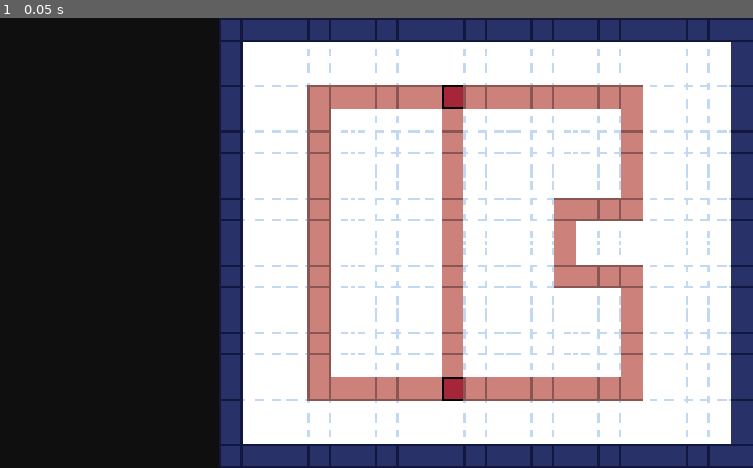
Above: before the commit, frame 1.
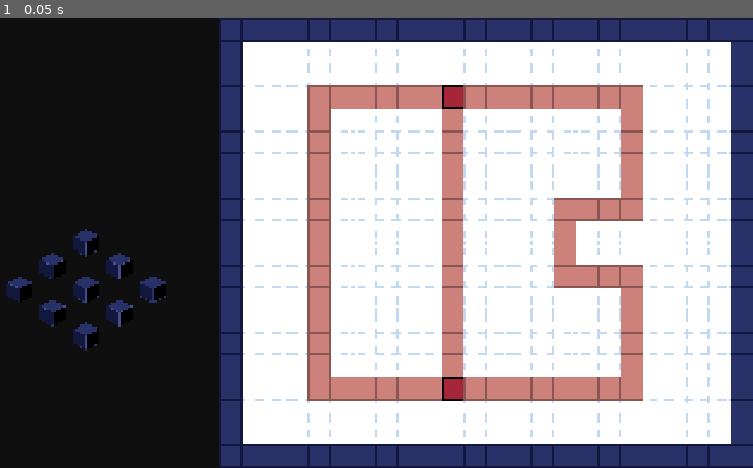
Above: after the commit, the same moment.

Repository: ClemiDouce/halloween-game-jam-2026
Game: Godot game, scene res://scenes/world.tscn
The game is run twice, just before and just after one commit, with the same random seed, the same clock (stepped at 60 frames per second) and the same inputs.
Inputs:
- Up to frame 1 (0.05 s): no input

The runs differ from the first frame. In frame 1, 1.0% of the frame differs, in the area x 0-23%, y 46-74%.
Error before the commit: Parse Error: Too few arguments for "_get_world_from_grid()" call. Expected at least 3 but received 2. (res://scripts/base_building/base_visualizer.gd:32)

Commit message:
Basic Selection

Diff:
--- a/project.godot
+++ b/project.godot
@@ -21,6 +21,24 @@
 window/size/viewport_height=1080
 window/stretch/mode="canvas_items"
 
+[input]
+
+select_slot_1={
+"deadzone": 0.2,
+"events": [Object(InputEventKey,"resource_local_to_scene":false,"resource_name":"","device":-1,"window_id":0,"alt_pressed":false,"shift_pressed":false,"ctrl_pressed":false,"meta_pressed":false,"pressed":false,"keycode":0,"physical_keycode":49,"key_label":0,"unicode":49,"location":0,"echo":false,"script":null)
+]
+}
+select_slot_2={
+"deadzone": 0.2,
+"events": [Object(InputEventKey,"resource_local_to_scene":false,"resource_name":"","device":-1,"window_id":0,"alt_pressed":false,"shift_pressed":false,"ctrl_pressed":false,"meta_pressed":false,"pressed":false,"keycode":0,"physical_keycode":50,"key_label":0,"unicode":50,"location":0,"echo":false,"script":null)
+]
+}
+select_slot_3={
+"deadzone": 0.2,
+"events": [Object(InputEventKey,"resource_local_to_scene":false,"resource_name":"","device":-1,"window_id":0,"alt_pressed":false,"shift_pressed":false,"ctrl_pressed":false,"meta_pressed":false,"pressed":false,"keycode":0,"physical_keycode":51,"key_label":0,"unicode":51,"location":0,"echo":false,"script":null)
+]
+}
+
 [rendering]
 
 textures/canvas_textures/default_texture_filter=0
--- a/scenes/world.tscn
+++ b/scenes/world.tscn
@@ -4,6 +4,8 @@
 [ext_resource type="PackedScene" uid="uid://dk1sgrxi5yepn" path="res://scenes/base_view.tscn" id="2_4wyf3"]
 [ext_resource type="Texture2D" uid="uid://bcu1spn1h5pkp" path="res://assets/art/placeholder/building_placeholder.png" id="3_k0juu"]
 [ext_resource type="Script" uid="uid://d3nq8uvycb5nh" path="res://scripts/base_building/base_manager.gd" id="4_71j4m"]
+[ext_resource type="Texture2D" uid="uid://cymqvgc48ra4m" path="res://assets/art/placeholder/select_arrow.png" id="4_qfnet"]
+[ext_resource type="Script" uid="uid://cu76jeby58c7o" path="res://scripts/player_controller.gd" id="5_71j4m"]
 
 [node name="World" type="Node" unique_id=1617731920]
 
@@ -11,11 +13,12 @@
 
 [node name="BaseView" type="CanvasLayer" parent="." unique_id=408365964]
 
-[node name="Control" parent="BaseView" unique_id=526506978 node_paths=PackedStringArray("base") instance=ExtResource("2_4wyf3")]
+[node name="Control" parent="BaseView" unique_id=526506978 node_paths=PackedStringArray("player") instance=ExtResource("2_4wyf3")]
 size_flags_horizontal = 3
 size_flags_vertical = 3
-base = NodePath("../../BaseManager")
+player = NodePath("../../PlayerController")
 empty_building_slot_texture = ExtResource("3_k0juu")
+selection_cursor_texture = ExtResource("4_qfnet")
 
 [node name="BackgroundLayer" type="CanvasLayer" parent="." unique_id=869438757]
 layer = -64
@@ -31,3 +34,8 @@
 [node name="BaseManager" type="Node" parent="." unique_id=441521287]
 script = ExtResource("4_71j4m")
 metadata/_custom_type_script = "uid://d3nq8uvycb5nh"
+
+[node name="PlayerController" type="Node" parent="." unique_id=1060732579 node_paths=PackedStringArray("controlling_base")]
+script = ExtResource("5_71j4m")
+controlling_base = NodePath("../BaseManager")
+metadata/_custom_type_script = "uid://cu76jeby58c7o"
--- a/scripts/base_building/base_manager.gd
+++ b/scripts/base_building/base_manager.gd
@@ -28,3 +28,12 @@
 	if index < 0 or index >= building_slots.size():
 		return null
 	return building_slots[index]
+
+
+## Get the grid position from the BuildingSlot object
+func get_grid_pos(slot: BuildingSlot) -> Vector2i:
+	for x in range(BUILDING_GRID_X):
+		for y in range(BUILDING_GRID_Y):
+			if get_build_slot(x, y) == slot:
+				return Vector2i(x, y)
+	return Vector2i.ZERO
--- a/scripts/base_building/base_visualizer.gd
+++ b/scripts/base_building/base_visualizer.gd
@@ -5,31 +5,50 @@
 const BUILDING_TILE_WIDTH = 64
 const BUILDING_TILE_HEIGHT = 16
 
-@export var base: BaseManager
+@export var player: PlayerController
 @export var building_padding: Vector2 = Vector2(48.0, 48.0)
 @export var empty_building_slot_texture: Texture2D
+@export var selection_cursor_texture: Texture2D
 
 @export var slot_holder: Control
 
 var _building_sprites: Array[Sprite2D] = []
+var _cursor: Sprite2D = null
+var _origin: Vector2
+
+
+func _get_base() -> BaseManager:
+	return player.controlling_base
 
 
 func _ready() -> void:
-	var center_pos: Vector2 = Vector2(slot_holder.size.x / 2, slot_holder.size.y / 2)
+	_cursor = Sprite2D.new()
+	_cursor.name = "Cursor"
+	_cursor.texture = selection_cursor_texture
+	_cursor.z_index = 50
+	slot_holder.add_child(_cursor)
+
+	_origin = Vector2(slot_holder.size.x / 2, slot_holder.size.y / 2)
 	for x in range(BaseManager.BUILDING_GRID_X):
 		for y in range(BaseManager.BUILDING_GRID_Y):
 			var sprite = Sprite2D.new()
 			sprite.name = "Building (%d, %d)" % [x, y]
 			sprite.texture = empty_building_slot_texture
-			sprite.position = _get_world_from_grid(x, y, building_padding) + center_pos
+			sprite.position = _get_world_from_grid(x, y, building_padding) + _origin
 			slot_holder.add_child(sprite)
 			_building_sprites.append(sprite)
 
-	base.slot_updated.connect(_on_slot_updated)
+	_get_base().slot_updated.connect(_on_slot_updated)
+	player.building_selected.connect(_on_building_selected)
+
+
+func _on_building_selected(_slot: BuildingSlot, grid_pos: Vector2i) -> void:
+	print("Selected %s" % [grid_pos])
+	_cursor.position = _get_world_from_grid(grid_pos.x, grid_pos.y, building_padding) + _origin
 
 
 func _on_slot_updated(grid_x: int, grid_y: int) -> void:
-	var sprite = _get_world_from_grid(grid_x, grid_y)
+	var sprite = _get_sprite_from_grid_pos(grid_x, grid_y)
 
 
 func _get_world_from_grid(grid_x: int, grid_y: int, padding: Vector2) -> Vector2:
--- a/scripts/player_controller.gd
+++ b/scripts/player_controller.gd
@@ -1,2 +1,55 @@
 class_name PlayerController
 extends Node
+
+@export var controlling_base: BaseManager
+
+signal building_selected(building: BuildingSlot, pos: Vector2i)
+signal selection_stage_changed(stage: SelectionStage)
+
+enum SelectionStage { NONE, SELECTING }
+var _selection_stage: SelectionStage = SelectionStage.NONE:
+	set(value):
+		if value != _selection_stage:
+			_selection_stage = value
+			selection_stage_changed.emit(_selection_stage)
+	get():
+		return _selection_stage
+
+var _selection_row: int = -1
+var _selected_building: BuildingSlot = null:
+	set(value):
+		if value != _selected_building:
+			_selected_building = value
+			building_selected.emit(
+				_selected_building, controlling_base.get_grid_pos(_selected_building)
+			)
+	get():
+		return _selected_building
+
+
+func _process(_delta: float) -> void:
+	_handle_building_selection()
+
+
+func _handle_building_selection():
+	match _selection_stage:
+		SelectionStage.NONE:
+			if Input.is_action_just_pressed("select_slot_1"):
+				_selection_row = 0
+				self._selection_stage = SelectionStage.SELECTING
+			if Input.is_action_just_pressed("select_slot_2"):
+				_selection_row = 1
+				self._selection_stage = SelectionStage.SELECTING
+			if Input.is_action_just_pressed("select_slot_3"):
+				_selection_row = 2
+				self._selection_stage = SelectionStage.SELECTING
+		SelectionStage.SELECTING:
+			if Input.is_action_just_pressed("select_slot_1"):
+				_selection_stage = SelectionStage.NONE
+				_selected_building = controlling_base.get_build_slot(_selection_row, 0)
+			if Input.is_action_just_pressed("select_slot_2"):
+				_selection_stage = SelectionStage.NONE
+				self._selected_building = controlling_base.get_build_slot(_selection_row, 1)
+			if Input.is_action_just_pressed("select_slot_3"):
+				_selection_stage = SelectionStage.NONE
+				self._selected_building = controlling_base.get_build_slot(_selection_row, 2)
Binary file added: assets/art/placeholder/select_arrow.png
Not shown, added: assets/art/placeholder/select_arrow.png.import
Not shown, added: assets/art/placeholder/select_arrow.pxo
